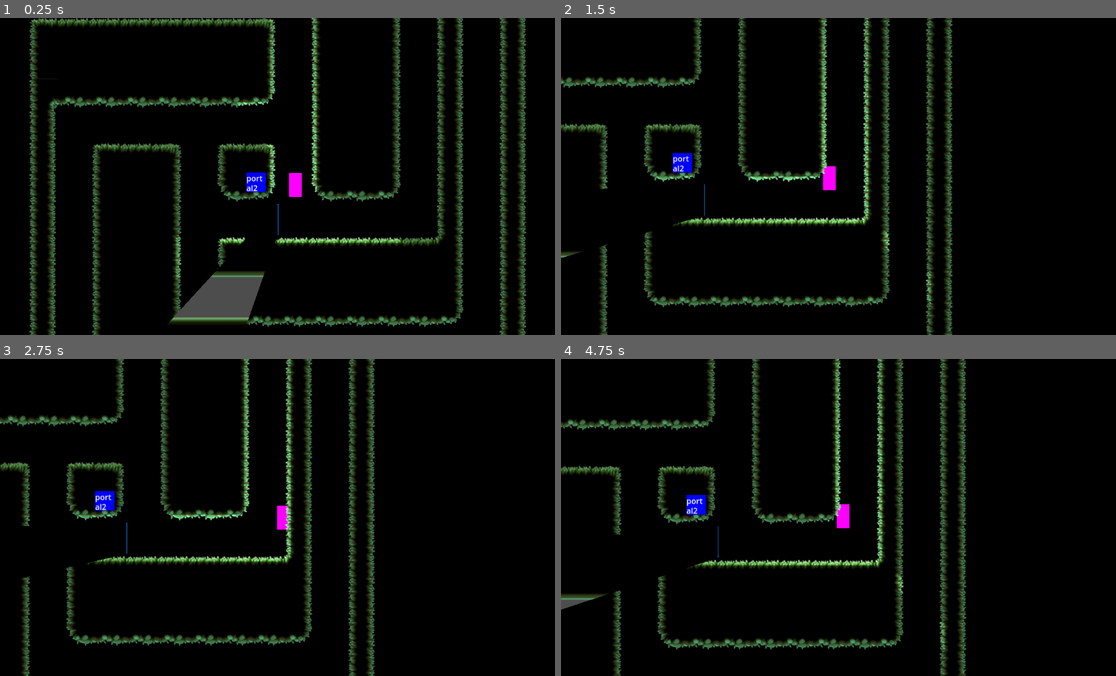
Above: before the commit, frames 1-4 (two rows, left to right).
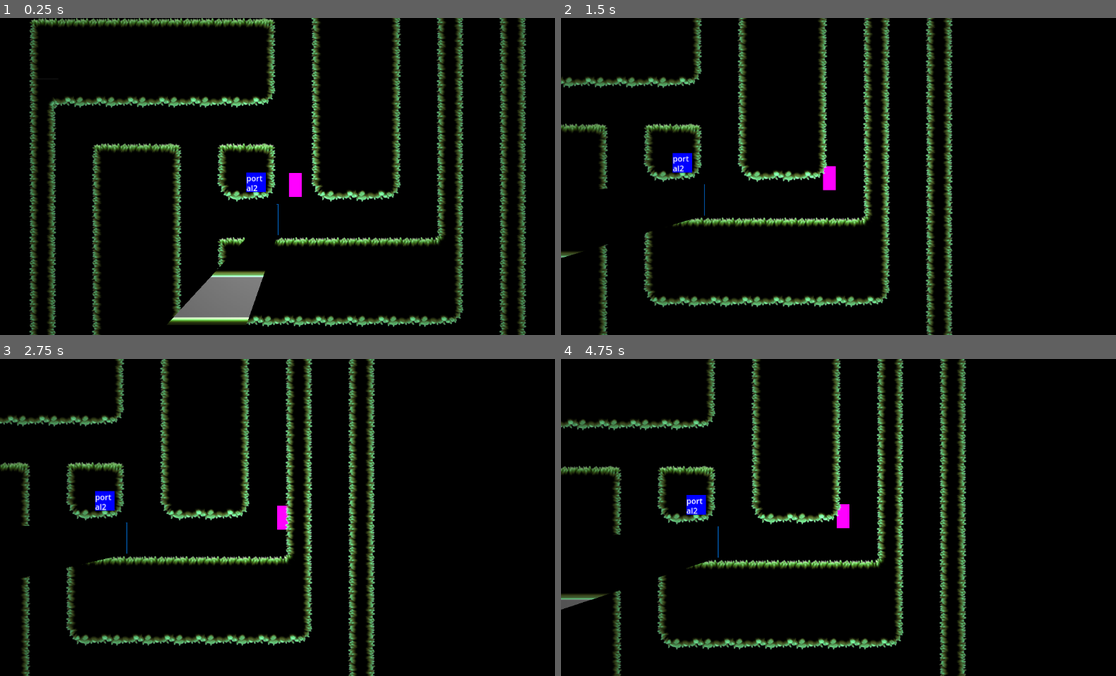
Above: after the commit, the same moments.

Repository: kit-solent/refrigerate
Game: Godot game, scene res://core/ingame.tscn
Two runs of this game, one before a commit and one after it. Both use one fixed random seed, a clock stepped at 60 frames per second and the inputs below.
Inputs:
- Up to frame 1 (0.25 s): no input
- Up to frame 2 (1.5 s): hold Right (player right) 0.53-1.28 s; tap Up (player jump) at 0.77 s; hold Left (player left) from 1.28 s (still down)
- Up to frame 3 (2.75 s): tap Up (player jump) at 1.52 s; release Left (player left) at 2.03 s; hold Right (player right) from 2.03 s (still down)
- Up to frame 4 (4.75 s): tap Up (player jump) at 3.02, 3.77, 4.52 s; release Right (player right) at 3.53 s; hold Left (player left) from 3.53 s (still down)

The runs differ from the first frame. In frame 1, 6.7% of the frame differs, in the area x 9-95%, y 0-98%; in frame 2, 4.6%; in frame 3, 4.5%; in frame 4, 4.9%.

Commit message:
SaveBot commit at 2025-01-01 12:15:23

Diff:
--- a/core/resources/tileset.tres
+++ b/core/resources/tileset.tres
@@ -1,143 +1,58 @@
-[gd_resource type="TileSet" load_steps=34 format=3 uid="uid://b2s0nutp63jpv"]
+[gd_resource type="TileSet" load_steps=13 format=3 uid="uid://b2s0nutp63jpv"]
 
 [ext_resource type="Texture2D" uid="uid://cy17vuxs8proy" path="res://core/assets/mossy_tileset.png" id="1_ow7sq"]
 [ext_resource type="Texture2D" uid="uid://dg0a4lrrejvrb" path="res://core/assets/topdown.tres" id="2_nyunl"]
+[ext_resource type="Shader" path="res://core/resources/shaders/wobble.gdshader" id="3_e3xc7"]
 [ext_resource type="Texture2D" uid="uid://bhnppp1nwuqk" path="res://core/assets/platformer.tres" id="4_oq2lv"]
-[ext_resource type="Texture2D" uid="uid://cmbfarkqjd05n" path="res://core/assets/water.png" id="4_qvuyu"]
 
 [sub_resource type="TileMapPattern" id="TileMapPattern_66sc8"]
 tile_data = PackedInt32Array(0, 196608, 3, 131072, 196608, 3, 262144, 196608, 3, 393216, 196608, 3, 524288, 196608, 3, 655360, 196608, 3, 786432, 196608, 3, 917504, 196608, 3)
-
-[sub_resource type="OccluderPolygon2D" id="OccluderPolygon2D_ys27h"]
-polygon = PackedVector2Array(-16, -16, -16, 32, 32, 32, 32, -16)
-
-[sub_resource type="OccluderPolygon2D" id="OccluderPolygon2D_y61bd"]
-polygon = PackedVector2Array(-16, -32, -16, 32, 32, 32, 32, -32)
-
-[sub_resource type="OccluderPolygon2D" id="OccluderPolygon2D_axs5r"]
-polygon = PackedVector2Array(32, -32, 32, 16, -16, 16, -16, -32)
-
-[sub_resource type="OccluderPolygon2D" id="OccluderPolygon2D_po3i8"]
-polygon = PackedVector2Array(-32, -16, 32, -16, 32, 32, -32, 32)
-
-[sub_resource type="OccluderPolygon2D" id="OccluderPolygon2D_fk5f5"]
-polygon = PackedVector2Array(-32, -32, -32, 32, 32, 32, 32, -32)
-
-[sub_resource type="OccluderPolygon2D" id="OccluderPolygon2D_lbiio"]
-polygon = PackedVector2Array(-32, -32, -32, 16, 32, 16, 32, -32)
-
-[sub_resource type="OccluderPolygon2D" id="OccluderPolygon2D_tqtqj"]
-polygon = PackedVector2Array(16, -16, -32, -16, -32, 32, 16, 32)
-
-[sub_resource type="OccluderPolygon2D" id="OccluderPolygon2D_l8xih"]
-polygon = PackedVector2Array(16, -32, 16, 32, -32, 32, -32, -32)
-
-[sub_resource type="OccluderPolygon2D" id="OccluderPolygon2D_fpphh"]
-polygon = PackedVector2Array(-32, 16, 16, 16, 16, -32, -32, -32)
-
-[sub_resource type="OccluderPolygon2D" id="OccluderPolygon2D_pkfr7"]
-polygon = PackedVector2Array(-16, -16, 16, -16, 16, 32, -16, 32)
-
-[sub_resource type="OccluderPolygon2D" id="OccluderPolygon2D_w2ofw"]
-polygon = PackedVector2Array(-16, 32, 16, 32, 16, -32, -16, -32)
-
-[sub_resource type="OccluderPolygon2D" id="OccluderPolygon2D_76rja"]
-polygon = PackedVector2Array(-16, -32, -16, 16, 16, 16, 16, -32)
-
-[sub_resource type="OccluderPolygon2D" id="OccluderPolygon2D_aub2g"]
-polygon = PackedVector2Array(-32, -32, -32, 32, 16, 32, 16, 16, 32, 16, 32, -32)
-
-[sub_resource type="OccluderPolygon2D" id="OccluderPolygon2D_ph1ct"]
-polygon = PackedVector2Array(32, 32, -32, 32, -32, -32, 16, -32, 16, -16, 32, -16)
-
-[sub_resource type="OccluderPolygon2D" id="OccluderPolygon2D_lcse5"]
-polygon = PackedVector2Array(-16, -16, -32, -16, -32, 32, 16, 32, 16, 16, 32, 16, 32, -16, 16, -16, 16, -32, -16, -32)
-
-[sub_resource type="OccluderPolygon2D" id="OccluderPolygon2D_ow6qj"]
-polygon = PackedVector2Array(-32, -32, -32, 16, -16, 16, -16, 32, 32, 32, 32, -32)
-
-[sub_resource type="OccluderPolygon2D" id="OccluderPolygon2D_iegq0"]
-polygon = PackedVector2Array(-32, -16, -32, 32, 32, 32, 32, -32, -16, -32, -16, -16)
-
-[sub_resource type="OccluderPolygon2D" id="OccluderPolygon2D_xwes1"]
-polygon = PackedVector2Array(-16, -32, -16, -16, -32, -16, -32, 16, -16, 16, -16, 32, 16, 32, 16, 16, 32, 16, 32, -32)
-
-[sub_resource type="OccluderPolygon2D" id="OccluderPolygon2D_2pfbf"]
-polygon = PackedVector2Array(-16, -32, -16, -16, -32, -16, -32, 32, 32, 32, 32, -16, 16, -16, 16, -32)
-
-[sub_resource type="OccluderPolygon2D" id="OccluderPolygon2D_nwkmp"]
-polygon = PackedVector2Array(-16, -32, -16, -16, -32, -16, -32, 16, -16, 16, -16, 32, 32, 32, 32, -32)
-
-[sub_resource type="OccluderPolygon2D" id="OccluderPolygon2D_65gr5"]
-polygon = PackedVector2Array(-32, -32, -32, 32, 16, 32, 16, 16, 32, 16, 32, -16, 16, -16, 16, -32)
 
 [sub_resource type="TileSetAtlasSource" id="TileSetAtlasSource_jrbhc"]
 resource_name = "Mossy Terrain"
 texture = ExtResource("1_ow7sq")
 texture_region_size = Vector2i(64, 64)
 0:0/0 = 0
-0:0/0/occlusion_layer_0/polygon = SubResource("OccluderPolygon2D_ys27h")
 0:0/0/physics_layer_0/polygon_0/points = PackedVector2Array(-16, -16, 32, -16, 32, 32, -16, 32)
 1:0/0 = 0
-1:0/0/terrain_set = 0
-1:0/0/occlusion_layer_0/polygon = SubResource("OccluderPolygon2D_po3i8")
 1:0/0/physics_layer_0/polygon_0/points = PackedVector2Array(-32, -16, 32, -16, 32, 32, -32, 32)
 2:0/0 = 0
-2:0/0/occlusion_layer_0/polygon = SubResource("OccluderPolygon2D_tqtqj")
 2:0/0/physics_layer_0/polygon_0/points = PackedVector2Array(-32, -16, 16, -16, 16, 32, -32, 32)
 3:0/0 = 0
-3:0/0/occlusion_layer_0/polygon = SubResource("OccluderPolygon2D_pkfr7")
 3:0/0/physics_layer_0/polygon_0/points = PackedVector2Array(-16, -16, 16, -16, 16, 32, -16, 32)
 4:0/0 = 0
-4:0/0/occlusion_layer_0/polygon = SubResource("OccluderPolygon2D_aub2g")
 4:0/0/physics_layer_0/polygon_0/points = PackedVector2Array(-32, -32, 32, -32, 32, 16, 16, 16, 16, 32, -32, 32)
 5:0/0 = 0
-5:0/0/occlusion_layer_0/polygon = SubResource("OccluderPolygon2D_ow6qj")
 5:0/0/physics_layer_0/polygon_0/points = PackedVector2Array(-32, -32, 32, -32, 32, 32, -16, 32, -16, 16, -16, 16, -32, 16)
 6:0/0 = 0
-6:0/0/occlusion_layer_0/polygon = SubResource("OccluderPolygon2D_2pfbf")
 6:0/0/physics_layer_0/polygon_0/points = PackedVector2Array(-16, -16, -32, -16, -32, 32, 32, 32, 32, -16, 16, -16, 16, -32, -16, -32)
 0:1/0 = 0
-0:1/0/occlusion_layer_0/polygon = SubResource("OccluderPolygon2D_y61bd")
 0:1/0/physics_layer_0/polygon_0/points = PackedVector2Array(32, -32, 32, 32, -16, 32, -16, -32)
 1:1/0 = 0
-1:1/0/occlusion_layer_0/polygon = SubResource("OccluderPolygon2D_fk5f5")
 1:1/0/physics_layer_0/polygon_0/points = PackedVector2Array(-32, -32, 32, -32, 32, 32, -32, 32)
 2:1/0 = 0
-2:1/0/occlusion_layer_0/polygon = SubResource("OccluderPolygon2D_l8xih")
 2:1/0/physics_layer_0/polygon_0/points = PackedVector2Array(-32, -32, 16, -32, 16, 32, -32, 32)
 3:1/0 = 0
-3:1/0/occlusion_layer_0/polygon = SubResource("OccluderPolygon2D_w2ofw")
 3:1/0/physics_layer_0/polygon_0/points = PackedVector2Array(-16, -32, 16, -32, 16, 32, -16, 32)
 4:1/0 = 0
-4:1/0/occlusion_layer_0/polygon = SubResource("OccluderPolygon2D_ph1ct")
 4:1/0/physics_layer_0/polygon_0/points = PackedVector2Array(-32, -32, -32, 32, 32, 32, 32, -16, 16, -16, 16, -32)
 5:1/0 = 0
-5:1/0/occlusion_layer_0/polygon = SubResource("OccluderPolygon2D_iegq0")
 5:1/0/physics_layer_0/polygon_0/points = PackedVector2Array(-16, -32, -16, -16, -32, -16, -32, 32, 32, 32, 32, -32)
 6:1/0 = 0
-6:1/0/occlusion_layer_0/polygon = SubResource("OccluderPolygon2D_nwkmp")
 6:1/0/physics_layer_0/polygon_0/points = PackedVector2Array(-16, -32, -16, -16, -32, -16, -32, 16, -16, 16, -16, 32, 32, 32, 32, -32)
 0:2/0 = 0
-0:2/0/occlusion_layer_0/polygon = SubResource("OccluderPolygon2D_axs5r")
 0:2/0/physics_layer_0/polygon_0/points = PackedVector2Array(-16, -32, -16, 16, 32, 16, 32, -32)
 1:2/0 = 0
-1:2/0/occlusion_layer_0/polygon = SubResource("OccluderPolygon2D_lbiio")
 1:2/0/physics_layer_0/polygon_0/points = PackedVector2Array(-32, -32, -32, 16, 32, 16, 32, -32)
 2:2/0 = 0
-2:2/0/occlusion_layer_0/polygon = SubResource("OccluderPolygon2D_fpphh")
 2:2/0/physics_layer_0/polygon_0/points = PackedVector2Array(-32, -32, -32, 16, 16, 16, 16, -32)
 3:2/0 = 0
-3:2/0/occlusion_layer_0/polygon = SubResource("OccluderPolygon2D_76rja")
 3:2/0/physics_layer_0/polygon_0/points = PackedVector2Array(-16, 16, 16, 16, 16, -32, -16, -32)
 4:2/0 = 0
-4:2/0/occlusion_layer_0/polygon = SubResource("OccluderPolygon2D_lcse5")
 4:2/0/physics_layer_0/polygon_0/points = PackedVector2Array(-32, 32, -32, -16, -16, -16, -16, -32, 16, -32, 16, -16, 32, -16, 32, 16, 16, 16, 16, 32)
 5:2/0 = 0
-5:2/0/occlusion_layer_0/polygon = SubResource("OccluderPolygon2D_xwes1")
 5:2/0/physics_layer_0/polygon_0/points = PackedVector2Array(-16, -32, 32, -32, 32, 16, 16, 16, 16, 32, -16, 32, -16, 16, -32, 16, -32, -16, -16, -16)
 6:2/0 = 0
-6:2/0/occlusion_layer_0/polygon = SubResource("OccluderPolygon2D_65gr5")
 6:2/0/physics_layer_0/polygon_0/points = PackedVector2Array(-32, 32, -32, -32, 16, -32, 16, -16, 32, -16, 32, 16, 16, 16, 16, 32)
 0:3/0 = 0
 0:3/0/physics_layer_0/polygon_0/points = PackedVector2Array(-16, -16, -16, 16, 32, 16, 32, -16)
@@ -202,43 +117,45 @@
 texture_region_size = Vector2i(64, 64)
 0:0/0 = 0
 
+[sub_resource type="ShaderMaterial" id="ShaderMaterial_ewv60"]
+shader = ExtResource("3_e3xc7")
+shader_parameter/waveAmplitude = 0.25
+shader_parameter/correctVertex = true
+shader_parameter/waveFrequency = 10.0
+shader_parameter/verticalWave = true
+shader_parameter/keepTransparency = true
+shader_parameter/useTime = true
+shader_parameter/waveSpeed = 1.0
+shader_parameter/progress = 0.0
+shader_parameter/firstHalf = 0.5
+shader_parameter/secondHalf = 0.5
+shader_parameter/freezeFirstHalf = false
+shader_parameter/freezeSecondHalf = false
+
 [sub_resource type="TileSetAtlasSource" id="TileSetAtlasSource_fqxxm"]
 resource_name = "PlatformerDown"
 texture = ExtResource("4_oq2lv")
 texture_region_size = Vector2i(64, 64)
 0:0/0 = 0
+0:0/0/material = SubResource("ShaderMaterial_ewv60")
 
 [sub_resource type="TileSetAtlasSource" id="TileSetAtlasSource_qicur"]
 resource_name = "PlatformerLeft"
-texture = ExtResource("4_oq2lv")
 texture_region_size = Vector2i(64, 64)
 0:0/0 = 0
+0:0/0/modulate = Color(1, 1, 0, 0.411765)
 
 [sub_resource type="TileSetAtlasSource" id="TileSetAtlasSource_3x4iy"]
 resource_name = "PlatformerUp"
-texture = ExtResource("4_oq2lv")
 texture_region_size = Vector2i(64, 64)
 0:0/0 = 0
+0:0/0/modulate = Color(0, 1, 0, 0.2)
 
 [sub_resource type="TileSetAtlasSource" id="TileSetAtlasSource_knsr6"]
 resource_name = "PlatformerRight"
-texture = ExtResource("4_oq2lv")
 texture_region_size = Vector2i(64, 64)
 0:0/0 = 0
-
-[sub_resource type="TileSetAtlasSource" id="TileSetAtlasSource_qaavw"]
-resource_name = "Water"
-texture = ExtResource("4_qvuyu")
-texture_region_size = Vector2i(64, 64)
-0:0/0 = 0
-0:0/0/terrain_set = 0
-0:0/0/terrains_peering_bit/right_side = 0
-0:0/0/terrains_peering_bit/bottom_right_corner = 0
-0:0/0/terrains_peering_bit/bottom_side = 0
-0:0/0/terrains_peering_bit/bottom_left_corner = 0
-0:0/0/terrains_peering_bit/left_side = 0
-0:1/0 = 0
-0:1/0/terrain_set = 0
+0:0/0/modulate = Color(1, 0, 1, 0.372549)
 
 [resource]
 tile_size = Vector2i(64, 64)
@@ -254,5 +171,4 @@
 sources/3 = SubResource("TileSetAtlasSource_qicur")
 sources/4 = SubResource("TileSetAtlasSource_3x4iy")
 sources/5 = SubResource("TileSetAtlasSource_knsr6")
-sources/6 = SubResource("TileSetAtlasSource_qaavw")
 pattern_0 = SubResource("TileMapPattern_66sc8")
